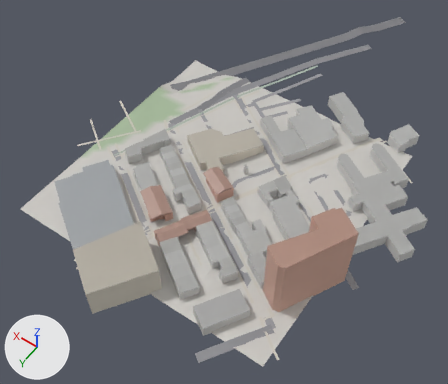
The glTF model game/world/tile_-2_-3.glb as it was, and as the next commit left it.
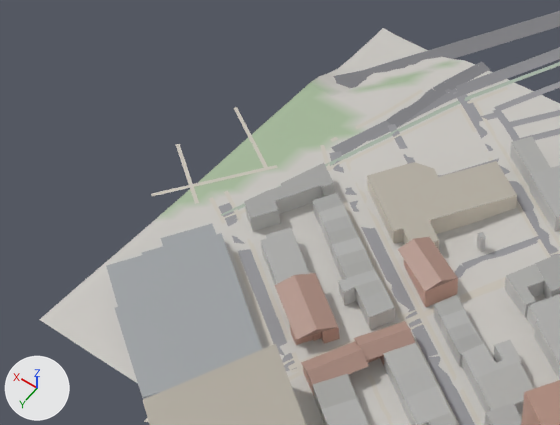
The first picture shows the older version from a 50 mm camera at (-593.0, 929.0, 444.0) aimed at (-385.0, 639.0, -12.0). The close-ups show the older and then the newer version on the part from 0% to 64% of the width and 12% to 68% of the height of that picture. Only the edits that show in the close-ups are written down. Every picture has the same lights, and +X, +Y and +Z are marked at lower left. Where no turn or scale is listed for an object, it has been applied to the vertices.

In view in the first close-up: 'buildings', 'roads', 'terrain'.
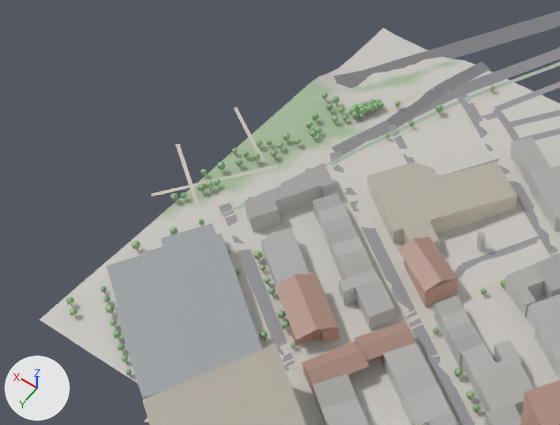
The change, as a list of edits to the scene's bpy script:
```text
Add me_props:
    me_props.from_pydata(...)  # 2688 vertices, 4480 faces; spans x -511.0..-255.0, y 524.0..768.0, z 1.0..17.0
    me_props.materials.append(mat_defaultmaterial_002)
Add ob_props:
    ob_props = bpy.data.objects.new('props', me_props)
    ob_props.location = (0.0, 0.0, 0.0)
```

Boxes (x1, y1, x2, y2) around the edits, measured in the close-ups (560 x 425 px):
'props', added: after (65, 86, 505, 413)
